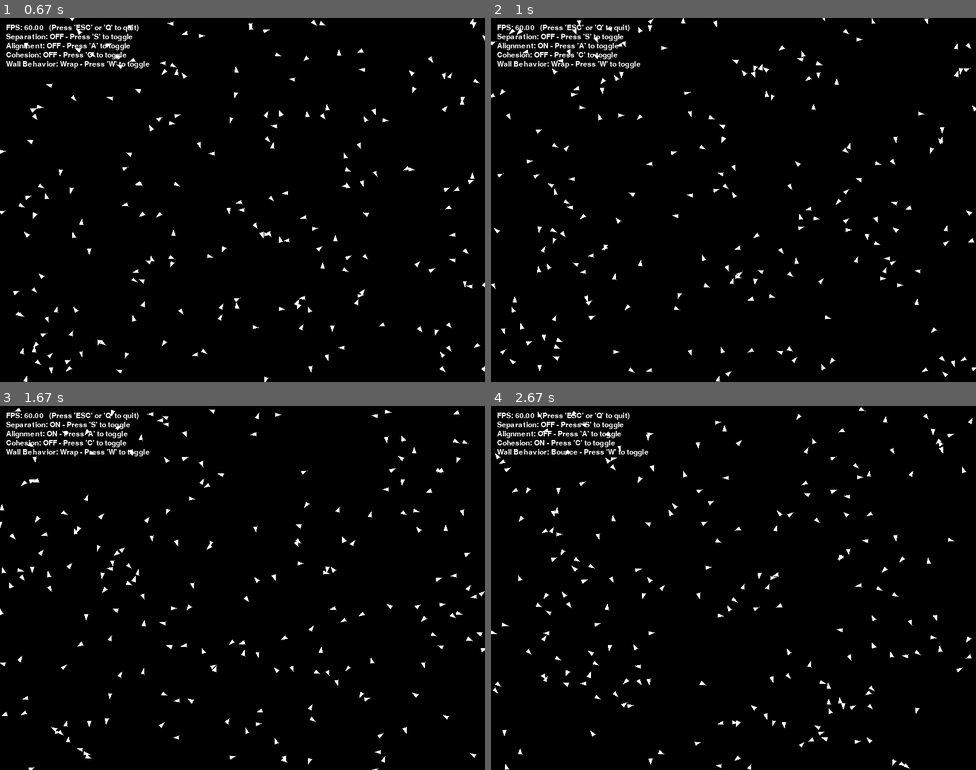
Above: before the commit, frames 1-4 (two rows, left to right).
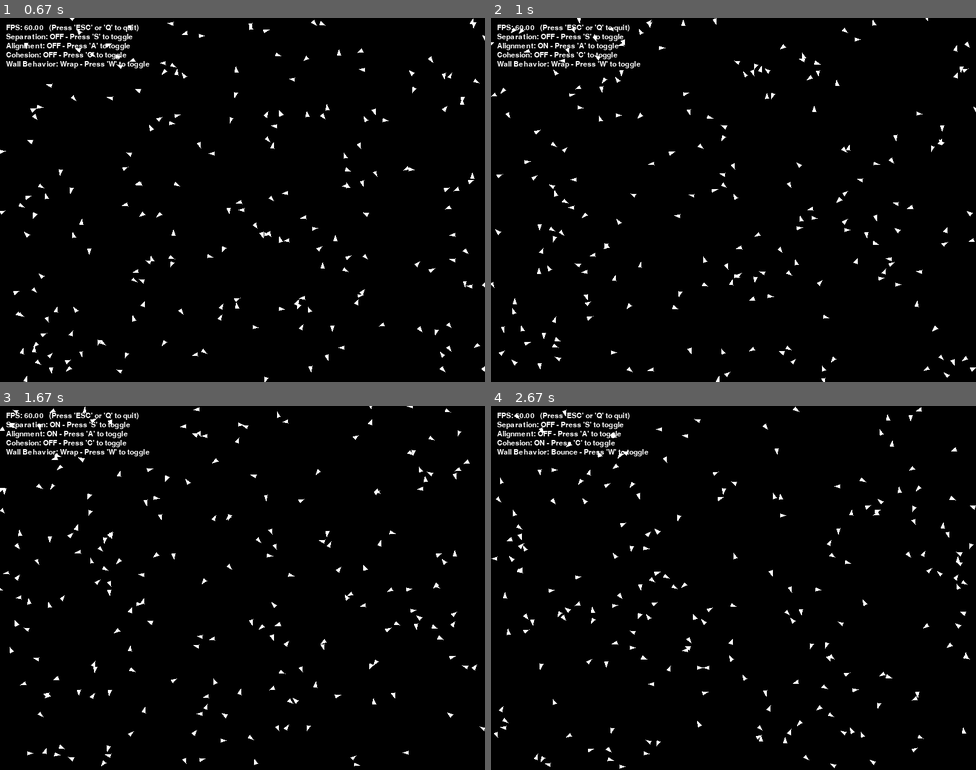
Above: after the commit, the same moments.

Repository: ynehme-coder/lab8-pygame
Game: pygame game, started from boids_exam.py
Same seed, same stepped clock (60 frames per second), same inputs: the game is played once before the commit and once after it.
Inputs:
- Up to frame 1 (0.67 s): hold W from 0.33 s (still down)
- Up to frame 2 (1 s): release W at 0.8 s; hold A from 0.83 s (still down)
- Up to frame 3 (1.67 s): release A at 1.37 s; hold S from 1.4 s (still down)
- Up to frame 4 (2.67 s): release S at 1.7 s; hold A 1.73-2.13 s; tap C at 1.88 s; hold W 2.17-2.53 s; hold S from 2.57 s (still down)

Frame 1 is identical in both runs. In frame 2, 1.4% of the frame differs, in the area x 0-100%, y 0-100%; in frame 3, 2.9%; in frame 4, 3.0%.

Commit message:
exam: final submission

Diff:
--- a/boids_exam.py
+++ b/boids_exam.py
@@ -131,7 +131,24 @@
     # Then divide by the number of nearby boids to get the average velocity,
     # and subtract the current boid's velocity to get the alignment steering force.
     def _alignment(self, boids: List['Boid']) -> pygame.Vector2:
-        steer : pygame.Vector2 = pygame.Vector2(0, 0)
+        steer = pygame.Vector2(0, 0)
+        count = 0
+
+        for other in boids:
+            if other is self:
+                continue
+            dx = other.x - self.x
+            dy = other.y - self.y
+            dist = math.hypot(dx, dy)
+            if 0 < dist < config.ALIGNMENT_DISTANCE:
+                steer += pygame.Vector2(other.vx, other.vy)
+                count += 1
+
+        if count > 0:
+            steer /= count
+            current_velocity = pygame.Vector2(self.vx, self.vy)
+            steer -= current_velocity
+
         return steer
 
     # Cohesion: steer toward the average position of nearby boids:
@@ -164,6 +181,12 @@
             separation_force = self._separation(boids)
             self.vx += separation_force.x * config.SEPARATION_STEER_STRENGTH * dt_seconds
             self.vy += separation_force.y * config.SEPARATION_STEER_STRENGTH * dt_seconds
+
+        #for Q13 alignment
+        if config.ALIGNEMENT_ON:
+            alignment_force = self._alignment(boids)
+            self.vx += alignment_force.x * config.ALIGNEMENT_STEER_STRENGTH * dt_seconds
+            self.vy += alignment_force.y * config.ALIGNEMENT_STEER_STRENGTH * dt_seconds
 
         # Update the boid's position based on its velocity.
         self.x += self.vx * dt_seconds
